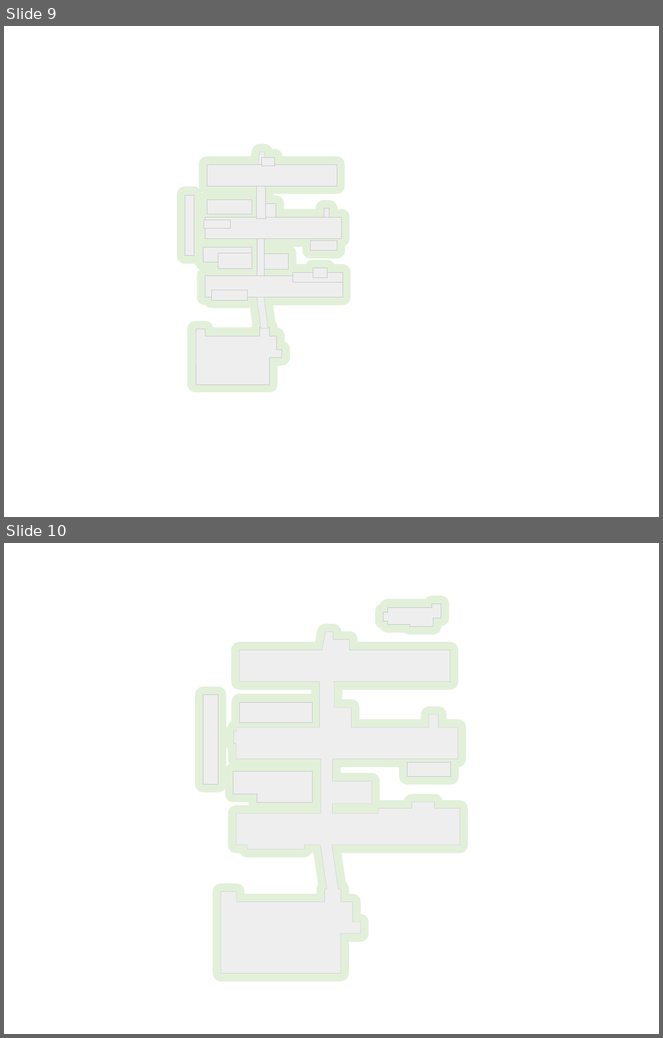
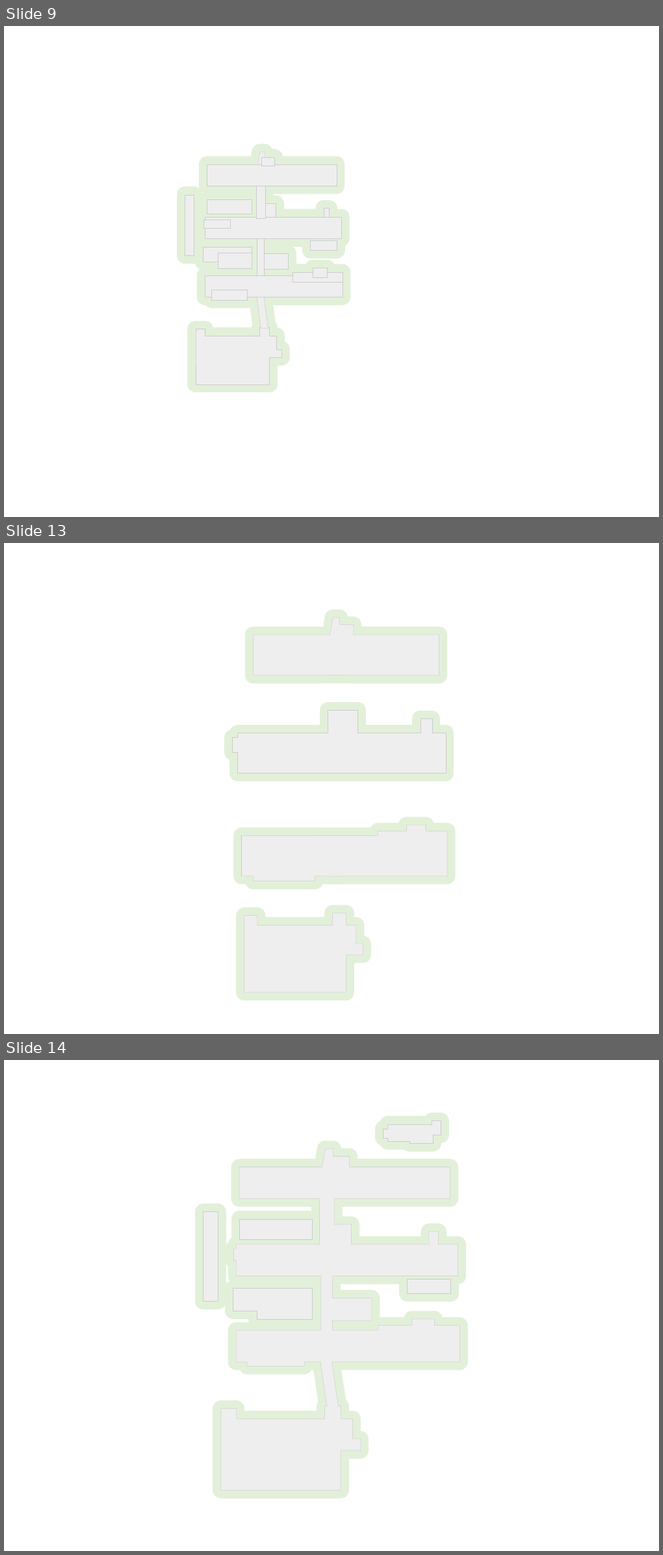
Before and after one commit to nearfactory/toinsai-kagaku, a slide deck: 2d/main.pptx. Shown one above the other, each under a label of ours: slides 9 and 10 before the commit, slides 9, 13 and 14 after it; the slides between them are not shown. The pictures are 663x1038 and 663x1555 pixels, drawn with LibreOffice and Linux fonts; fonts in the diff are those of the drawing. Boxes give left, top, right and bottom in pixels: in the first picture for what was removed or moved away, otherwise in the second. Text is boxed around its words. In the diff, an @@ line names an element or a change of style, - is before the commit and + after.

```diff
--- a/2d/main.pptx
+++ b/2d/main.pptx
@@ slide 13 added at (x1=4, y1=543, x2=659, y2=1034), background #FFFFFF @@
@@ freeform shape added at (x1=254, y1=617, x2=440, y2=676), fill #EEEEEE, outline #E2F0D9 25 pt @@
@@ freeform shape added at (x1=254, y1=617, x2=440, y2=676), fill #EEEEEE, outline #CCCCCC 0.5 pt @@
@@ freeform shape added at (x1=232, y1=710, x2=446, y2=773), fill #EEEEEE, outline #E2F0D9 25 pt @@
@@ freeform shape added at (x1=232, y1=710, x2=446, y2=773), fill #EEEEEE, outline #CCCCCC 0.5 pt @@
@@ freeform shape added at (x1=242, y1=825, x2=448, y2=882), fill #EEEEEE, outline #E2F0D9 25 pt @@
@@ freeform shape added at (x1=242, y1=825, x2=448, y2=882), fill #EEEEEE, outline #CCCCCC 0.5 pt @@
@@ freeform shape added at (x1=244, y1=913, x2=363, y2=993), fill #EEEEEE, outline #E2F0D9 25 pt @@
@@ freeform shape added at (x1=244, y1=913, x2=363, y2=993), fill #EEEEEE, outline #CCCCCC 0.5 pt @@
@@ what was slide 10 is now slide 14 @@
```
Also in this commit, not shown: 3 other slides added, 10 other files.
